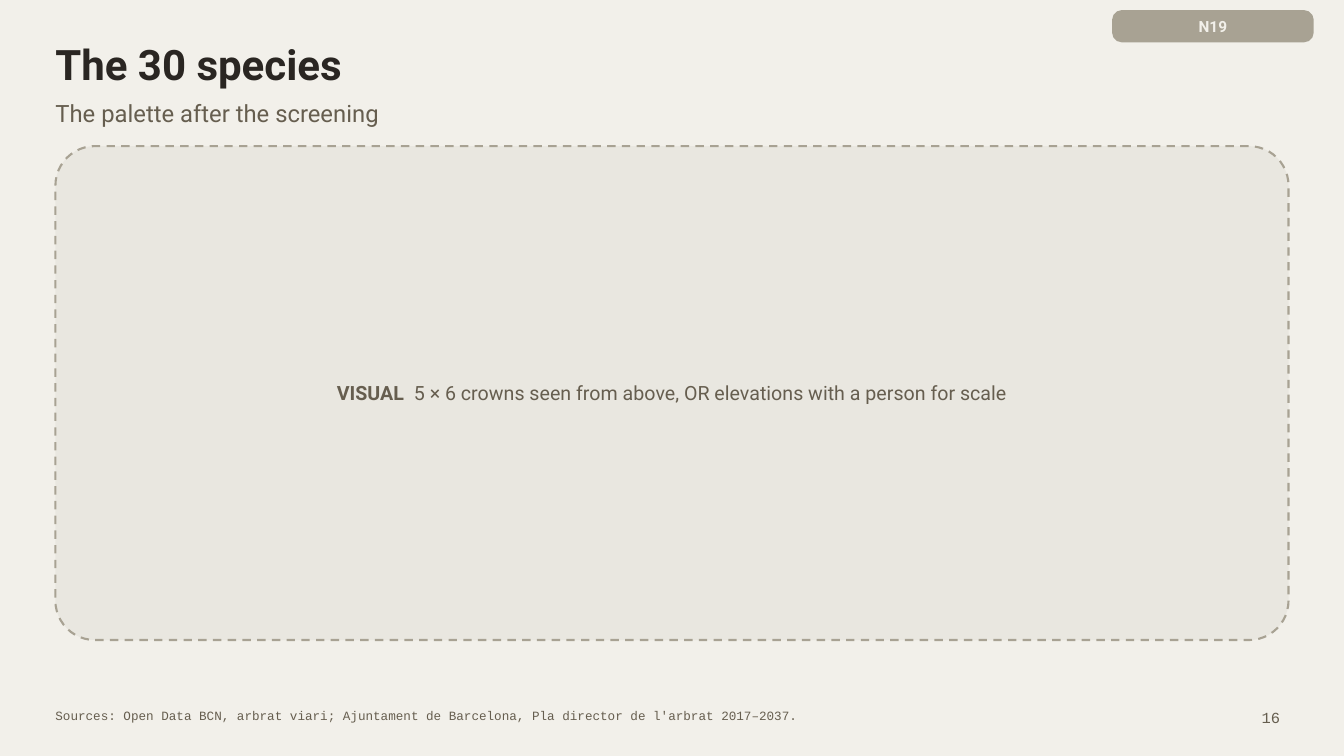
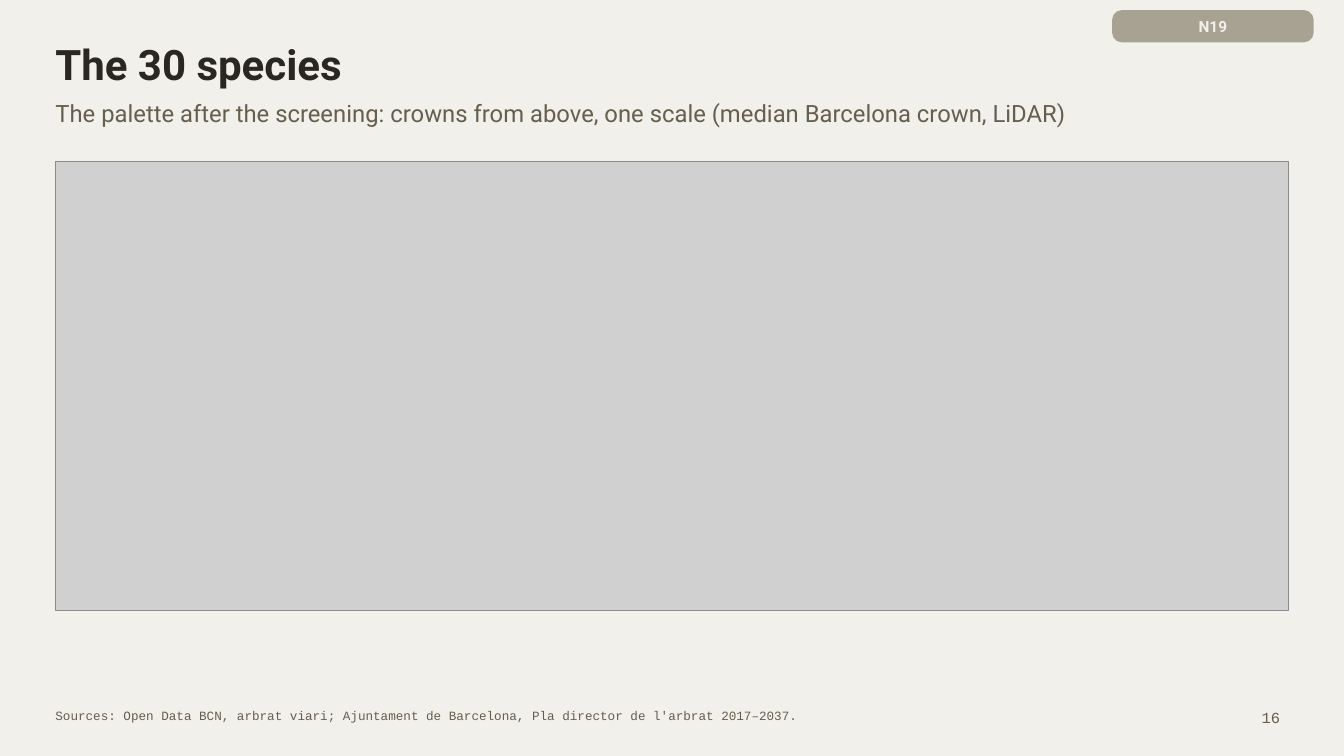
Before and after one commit to giofox96/shade-and-sponge, a slide deck: slide 16 of slides/final/shade_and_sponge_final_new.pptx. Drawn at 1344x756 pixels with LibreOffice and Linux fonts; fonts in the diff are those of the drawing; grey boxes stand for pictures. Boxes give left, top, right and bottom in pixels: in the first picture for what was removed or moved away, otherwise in the second. Text is boxed around its words. In the diff, an @@ line names an element or a change of style, - is before the commit and + after.

```diff
--- a/slides/final/shade_and_sponge_final_new.pptx
+++ b/slides/final/shade_and_sponge_final_new.pptx
@@ text at (55, 103, 1066, 127): text changed @@
-The palette after the screening
+The palette after the screening: crowns from above, one scale (median Barcelona crown, LiDAR)
@@ rounded rectangle removed at (55, 146, 1289, 640) @@
@@ picture added at (55, 161, 1289, 611) @@
@@ text removed at (337, 385, 1006, 404) @@
-VISUAL 5 × 6 crowns seen from above, OR elevations with a person for scale
```
Also in this commit, not shown: 6 other slides changed, 3 slides added, 14 other files.
